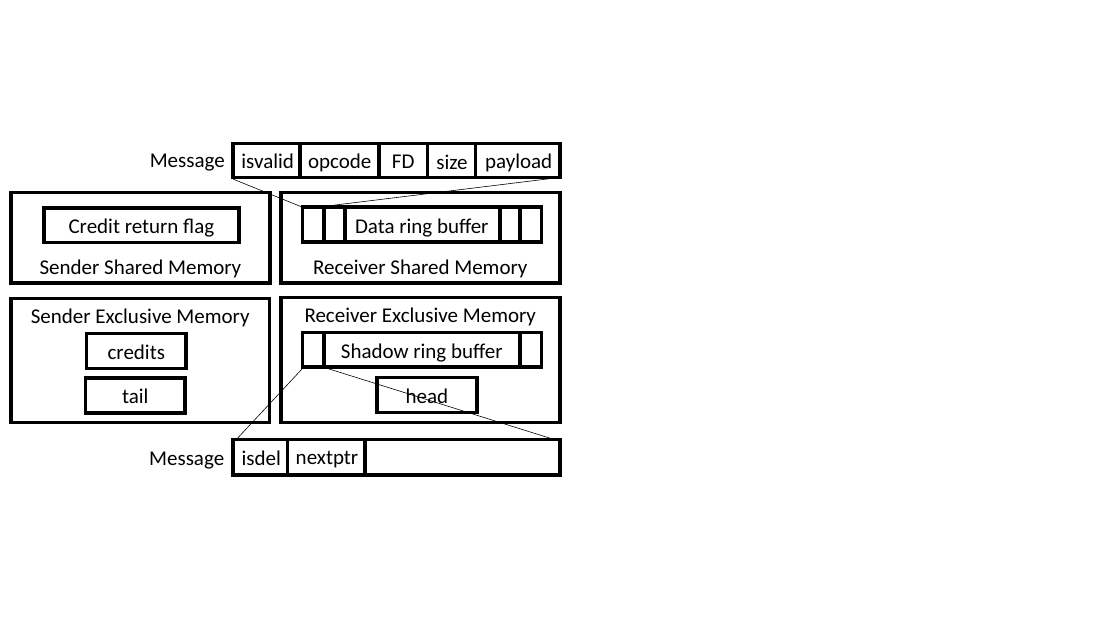
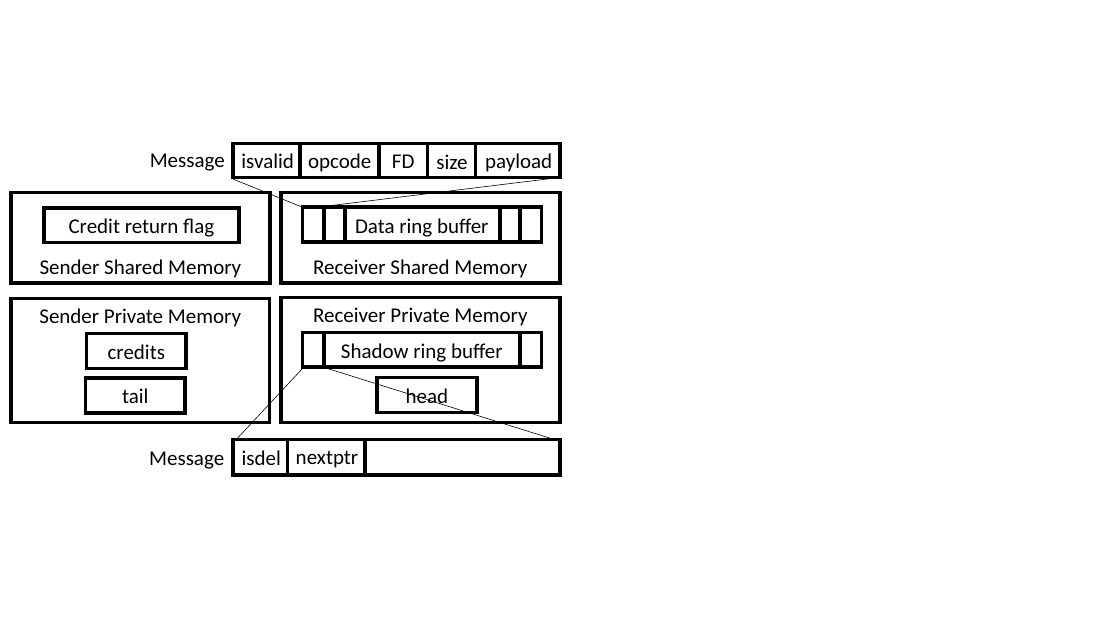
Before and after one commit to bojieli/SocksDirect-paper, a slide deck: slide 1 of images/locklessq_new.pptx. Drawn at 1120x630 pixels with LibreOffice and Linux fonts; fonts in the diff are those of the drawing. Boxes give left, top, right and bottom in pixels: in the first picture for what was removed or moved away, otherwise in the second. Text is boxed around its words. In the diff, an @@ line names an element or a change of style, - is before the commit and + after.

```diff
--- a/images/locklessq_new.pptx
+++ b/images/locklessq_new.pptx
@@ text in rectangle at (39, 308, 241, 327): text changed @@
-Sender Exclusive Memory
+Sender Private Memory
@@ text in rectangle at (313, 307, 527, 326): text changed @@
-Receiver Exclusive Memory
+Receiver Private Memory
```
Also in this commit, not shown: 3 other files.
